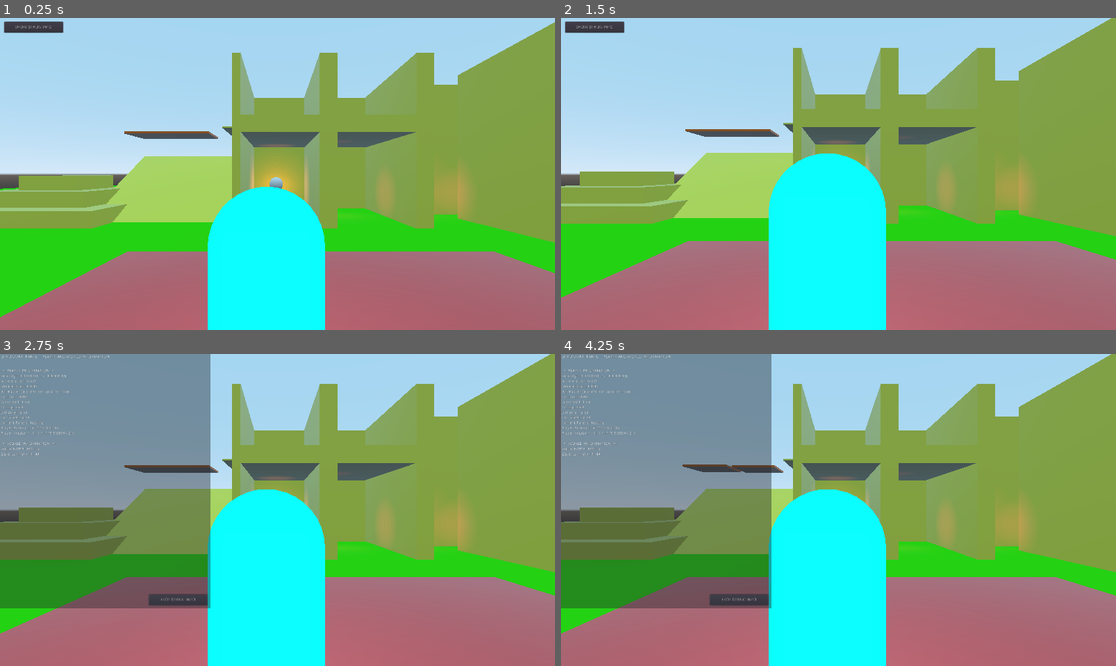
Above: before the commit, frames 1-4 (two rows, left to right).
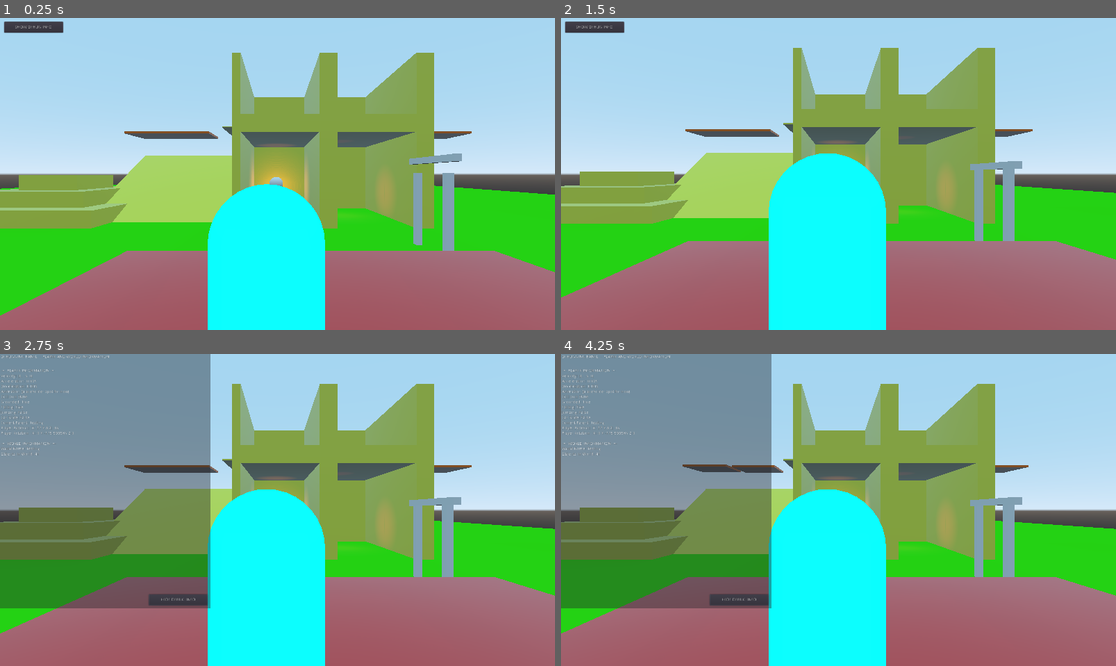
Above: after the commit, the same moments.

Repository: binaryorange/ECC
Game: Godot game, scene res://Testing.tscn
The game is run twice, just before and just after one commit, with the same random seed, the same clock (stepped at 60 frames per second) and the same inputs.
Inputs:
- Up to frame 1 (0.25 s): no input
- Up to frame 2 (1.5 s): click "SHOW DEBUG INFO" at 0.5 s; click "HIDE DEBUG INFO" at 1.25 s
- Up to frame 3 (2.75 s): click "SHOW DEBUG INFO" at 2 s
- Up to frame 4 (4.25 s): click "HIDE DEBUG INFO" at 2.75 s; click "SHOW DEBUG INFO" at 3.5 s

The runs differ from the first frame. In frame 1, 13% of the frame differs, in the area x 0-100%, y 1-96%; in frame 2, 13%; in frame 3, 13%; in frame 4, 13%.
Error in both runs: Invalid get index 'name' (on base: 'Nil'). (res://Debug.gd:32)

Commit message:
Beta 5 Backup
Backing up in case beta 5 breaks a lot of stuff

Diff:
--- a/Debug.tscn
+++ b/Debug.tscn
@@ -2,15 +2,15 @@
 
 [ext_resource path="res://Debug.gd" type="Script" id=1]
 
-[sub_resource type="Theme" id=5]
+[sub_resource type="Theme" id=1]
 
 [node name="TopPanel" type="Panel"]
 self_modulate = Color( 1, 1, 1, 0 )
-margin_right = 1920.0
-margin_bottom = 1080.0
+anchor_right = 1.0
+anchor_bottom = 1.0
 script = ExtResource( 1 )
 __meta__ = {
-"_edit_use_anchors_": false
+"_edit_use_anchors_": true
 }
 
 [node name="Debug" type="Panel" parent="."]
--- a/Player.gd
+++ b/Player.gd
@@ -79,7 +79,7 @@
 		yVelocity = TerminalVelocity
 
 	if is_on_ceiling():
-		yVelocity += Gravity * 3
+		yVelocity = TerminalVelocity/4
 
 	# reset is_jumping to false while falling
 	if yVelocity < 0:
@@ -149,11 +149,7 @@
 					accel = AccelerationForce
 					accel_time = 0.1
 		else:
-			if accel != AccelerationForce:
-				accel_time *= 1.09
-				accel = accel_time
-				if accel >= AccelerationForce:
-					accel = AccelerationForce
+			accel = AccelerationForce
 	else:
 		accel_time = 0.1
 		accel = DecelerationForce
@@ -168,7 +164,7 @@
 
 	new_velocity = velocity
 
-	new_velocity = move_and_slide(new_velocity, Vector3(0, 1, 0), false, 4, 0.79, false)
+	new_velocity = move_and_slide(new_velocity, Vector3(0, 1, 0), true, 4, 0.79, false)
 
 	# always ensure we have the y velocity correct
 	new_velocity.y = yVelocity
--- /dev/null
+++ b/Pole.tscn
@@ -0,0 +1,18 @@
+[gd_scene load_steps=3 format=2]
+
+[sub_resource type="CubeMesh" id=1]
+
+[sub_resource type="BoxShape" id=2]
+extents = Vector3( 0.25, 3, 0.25 )
+
+[node name="Pole" type="RigidBody"]
+mass = 10.0
+can_sleep = false
+
+[node name="MeshInstance" type="MeshInstance" parent="."]
+transform = Transform( 0.25, 0, 0, 0, 3, 0, 0, 0, 0.25, 0, 0, 0 )
+mesh = SubResource( 1 )
+material/0 = null
+
+[node name="CollisionShape" type="CollisionShape" parent="."]
+shape = SubResource( 2 )
--- a/TestPlayer.tscn
+++ b/TestPlayer.tscn
@@ -61,6 +61,7 @@
 shape = SubResource( 5 )
 
 [node name="OmniLight" type="OmniLight" parent="."]
+visible = false
 light_color = Color( 0.490196, 0.890196, 1, 1 )
 light_energy = 1.5
 shadow_enabled = true
--- a/Testing.tscn
+++ b/Testing.tscn
@@ -10,6 +10,7 @@
 [ext_resource path="res://BouncyBally.tscn" type="PackedScene" id=8]
 [ext_resource path="res://IcyPlatform.tscn" type="PackedScene" id=9]
 [ext_resource path="res://Debug.tscn" type="PackedScene" id=10]
+[ext_resource path="res://Pole.tscn" type="PackedScene" id=11]
 
 [sub_resource type="SpatialMaterial" id=1]
 albedo_color = Color( 0.219608, 1, 0, 1 )
@@ -26,14 +27,12 @@
 
 [sub_resource type="BoxShape" id=6]
 
-[sub_resource type="BoxShape" id=7]
-
-[sub_resource type="CylinderMesh" id=8]
+[sub_resource type="CylinderMesh" id=7]
 material = ExtResource( 2 )
 
+[sub_resource type="CylinderShape" id=8]
+
 [sub_resource type="CylinderShape" id=9]
-
-[sub_resource type="CylinderShape" id=10]
 
 [node name="Testing" type="Spatial"]
 
@@ -56,6 +55,7 @@
 ClipCameraException = NodePath("../TestPlayer")
 CollisionProbeSize = 2.0
 EnableFollowDelay = true
+FollowDelayWeight = 0.08
 ZoomDelay = 0.25
 
 [node name="ConfinedSpaceCheck" parent="ECC_ThirdPerson" index="3"]
@@ -261,97 +261,45 @@
 [node name="CollisionShape" type="CollisionShape" parent="Ceiling5/Ceiling"]
 shape = SubResource( 6 )
 
-[node name="Ceiling11" type="MeshInstance" parent="."]
-transform = Transform( -4.37114e-07, -0.15, 0, 10, -6.55671e-09, 0, 0, 0, 10, -42.5, 10, -23 )
-mesh = SubResource( 5 )
-material/0 = null
-__meta__ = {
-"_editor_description_": ""
-}
-
-[node name="StaticBody" type="StaticBody" parent="Ceiling11"]
-
-[node name="CollisionShape" type="CollisionShape" parent="Ceiling11/StaticBody"]
-shape = SubResource( 7 )
-
-[node name="Ceiling12" type="MeshInstance" parent="."]
-transform = Transform( -4.37114e-07, -0.15, 0, 10, -6.55671e-09, 0, 0, 0, 10, -51.5, 10, -10 )
-mesh = SubResource( 5 )
-material/0 = null
-__meta__ = {
-"_editor_description_": ""
-}
-
-[node name="StaticBody" type="StaticBody" parent="Ceiling12"]
-
-[node name="CollisionShape" type="CollisionShape" parent="Ceiling12/StaticBody"]
-shape = SubResource( 7 )
-
-[node name="Ceiling13" type="MeshInstance" parent="."]
-transform = Transform( 1.91069e-14, 6.55671e-09, 10, 10, -6.55671e-09, 0, 4.37114e-07, 0.15, -4.37114e-07, -44.5, 10, -9 )
-mesh = SubResource( 5 )
-material/0 = null
-__meta__ = {
-"_editor_description_": ""
-}
-
-[node name="StaticBody" type="StaticBody" parent="Ceiling13"]
-
-[node name="CollisionShape" type="CollisionShape" parent="Ceiling13/StaticBody"]
-shape = SubResource( 7 )
-
-[node name="Ceiling14" type="MeshInstance" parent="."]
-transform = Transform( 1.91069e-14, 6.55671e-09, 10, 10, -6.55671e-09, 0, 4.37114e-07, 0.15, -4.37114e-07, -52.5, 10, -20 )
-mesh = SubResource( 5 )
-material/0 = null
-__meta__ = {
-"_editor_description_": ""
-}
-
-[node name="StaticBody" type="StaticBody" parent="Ceiling14"]
-
-[node name="CollisionShape" type="CollisionShape" parent="Ceiling14/StaticBody"]
-shape = SubResource( 7 )
-
 [node name="Cylinder" type="MeshInstance" parent="."]
 transform = Transform( 1, 0, 0, 0, 4, 0, 0, 0, 1, 0, 4, 10 )
-mesh = SubResource( 8 )
+mesh = SubResource( 7 )
 material/0 = null
 
 [node name="Cylinder" type="StaticBody" parent="Cylinder"]
 
 [node name="CollisionShape" type="CollisionShape" parent="Cylinder/Cylinder"]
-shape = SubResource( 9 )
+shape = SubResource( 8 )
 
 [node name="Cylinder2" type="MeshInstance" parent="."]
 transform = Transform( 1, 0, 0, 0, 4, 0, 0, 0, 1, -5, 4, 9 )
-mesh = SubResource( 8 )
+mesh = SubResource( 7 )
 material/0 = null
 
 [node name="Cylinder" type="StaticBody" parent="Cylinder2"]
 
 [node name="CollisionShape" type="CollisionShape" parent="Cylinder2/Cylinder"]
-shape = SubResource( 9 )
+shape = SubResource( 8 )
 
 [node name="Cylinder4" type="MeshInstance" parent="."]
 transform = Transform( 0.25, 0, 0, 0, 4, 0, 0, 0, 0.25, -9, 4, 9 )
-mesh = SubResource( 8 )
+mesh = SubResource( 7 )
 material/0 = null
 
 [node name="StaticBody" type="StaticBody" parent="Cylinder4"]
 
 [node name="CollisionShape" type="CollisionShape" parent="Cylinder4/StaticBody"]
-shape = SubResource( 10 )
+shape = SubResource( 9 )
 
 [node name="Cylinder3" type="MeshInstance" parent="."]
 transform = Transform( 1, 0, 0, 0, 4, 0, 0, 0, 1, 5, 4, 9 )
-mesh = SubResource( 8 )
+mesh = SubResource( 7 )
 material/0 = null
 
 [node name="Cylinder" type="StaticBody" parent="Cylinder3"]
 
 [node name="CollisionShape" type="CollisionShape" parent="Cylinder3/Cylinder"]
-shape = SubResource( 9 )
+shape = SubResource( 8 )
 
 [node name="OmniLight" type="OmniLight" parent="."]
 transform = Transform( 1, 0, 0, 0, 1, 0, 0, 0, 1, -17, 4, -5 )
@@ -365,18 +313,6 @@
 shadow_enabled = true
 omni_range = 7.9
 
-[node name="OmniLight3" type="OmniLight" parent="."]
-transform = Transform( 1, 0, 0, 0, 1, 0, 0, 0, 1, -45.412, 3.4203, -15.7928 )
-light_color = Color( 1, 0, 0.913725, 1 )
-shadow_enabled = true
-omni_range = 7.9
-
-[node name="OmniLight4" type="OmniLight" parent="."]
-transform = Transform( 1, 0, 0, 0, 1, 0, 0, 0, 1, -37.412, 3.4203, -10.7928 )
-light_color = Color( 1, 0, 0.913725, 1 )
-shadow_enabled = true
-omni_range = 7.9
-
 [node name="RotatingPlatform" parent="." instance=ExtResource( 7 )]
 transform = Transform( 1, 0, 0, 0, 1, 0, 0, 0, 1, -21, 3, -66 )
 RotatePlatform = false
@@ -436,6 +372,15 @@
 [node name="IcyPlatform" parent="." instance=ExtResource( 9 )]
 transform = Transform( 1, 0, 0, 0, 1, 0, 0, 0, 1, 29, 0, -30 )
 
+[node name="Pole" parent="." instance=ExtResource( 11 )]
+transform = Transform( 1, 0, 0, 0, 1, 0, 0, 0, 1, -29, 3.51218, -28 )
+
+[node name="Pole2" parent="." instance=ExtResource( 11 )]
+transform = Transform( 1, 0, 0, 0, 1, 0, 0, 0, 1, -29, 3.51218, -32 )
+
+[node name="Pole3" parent="." instance=ExtResource( 11 )]
+transform = Transform( 1, 0, 0, 0, -4.37114e-08, 1, 0, -1, -4.37114e-08, -29, 7.51218, -30 )
+
 [editable path="ECC_ThirdPerson"]
 
 [editable path="MovingPlatform"]
--- /dev/null
+++ b/TweakSettings.tscn
@@ -0,0 +1,35 @@
+[gd_scene format=2]
+
+[node name="TweakSettings" type="Control"]
+anchor_right = 1.0
+anchor_bottom = 1.0
+__meta__ = {
+"_edit_use_anchors_": true
+}
+
+[node name="ShowPanel" type="Button" parent="."]
+anchor_left = 0.552083
+anchor_top = 0.0185185
+anchor_right = 0.635417
+anchor_bottom = 0.0555556
+__meta__ = {
+"_edit_use_anchors_": true
+}
+
+[node name="Panel" type="Panel" parent="."]
+self_modulate = Color( 1, 1, 1, 0.415686 )
+anchor_left = 0.541667
+anchor_right = 1.0
+anchor_bottom = 1.0
+__meta__ = {
+"_edit_use_anchors_": true
+}
+
+[node name="HidePanel" type="Button" parent="Panel"]
+anchor_left = 0.795455
+anchor_top = 0.944444
+anchor_right = 0.977273
+anchor_bottom = 0.981481
+__meta__ = {
+"_edit_use_anchors_": true
+}
Not shown: 1 places in Debug.tscn that only renumber resources
